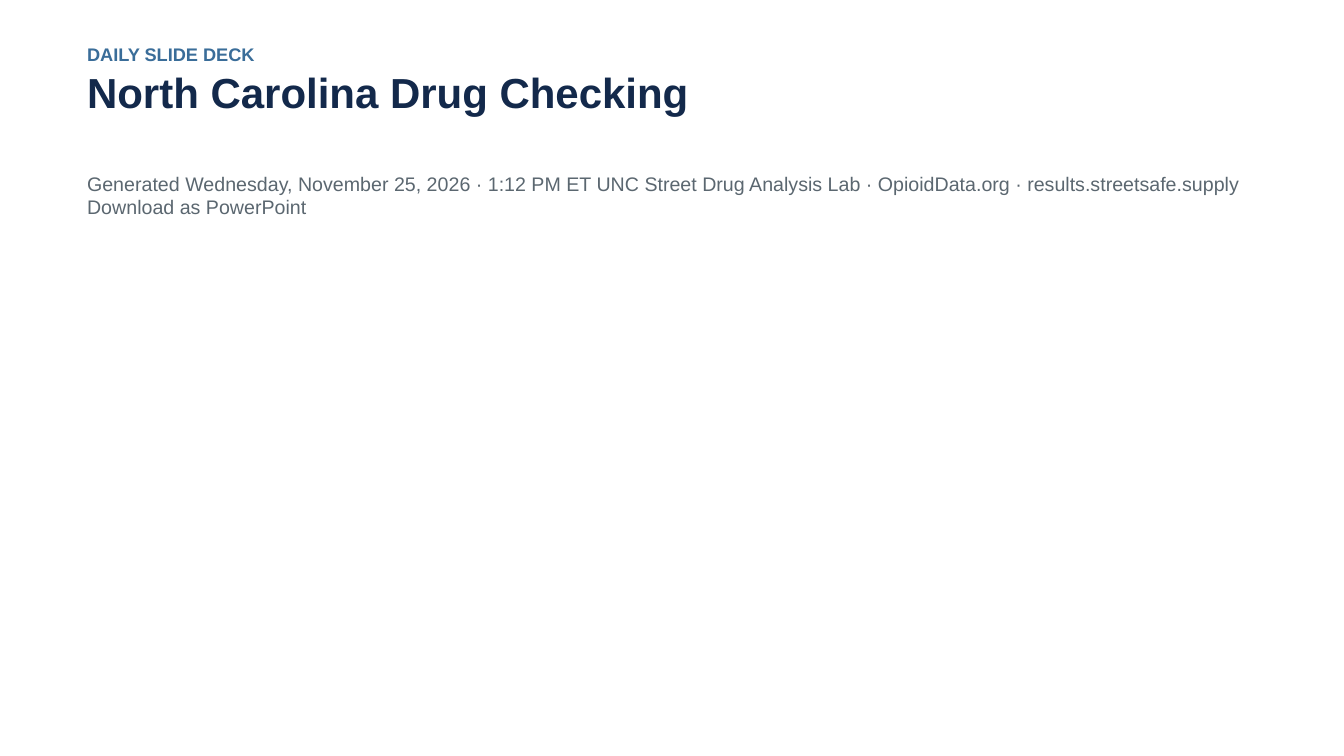
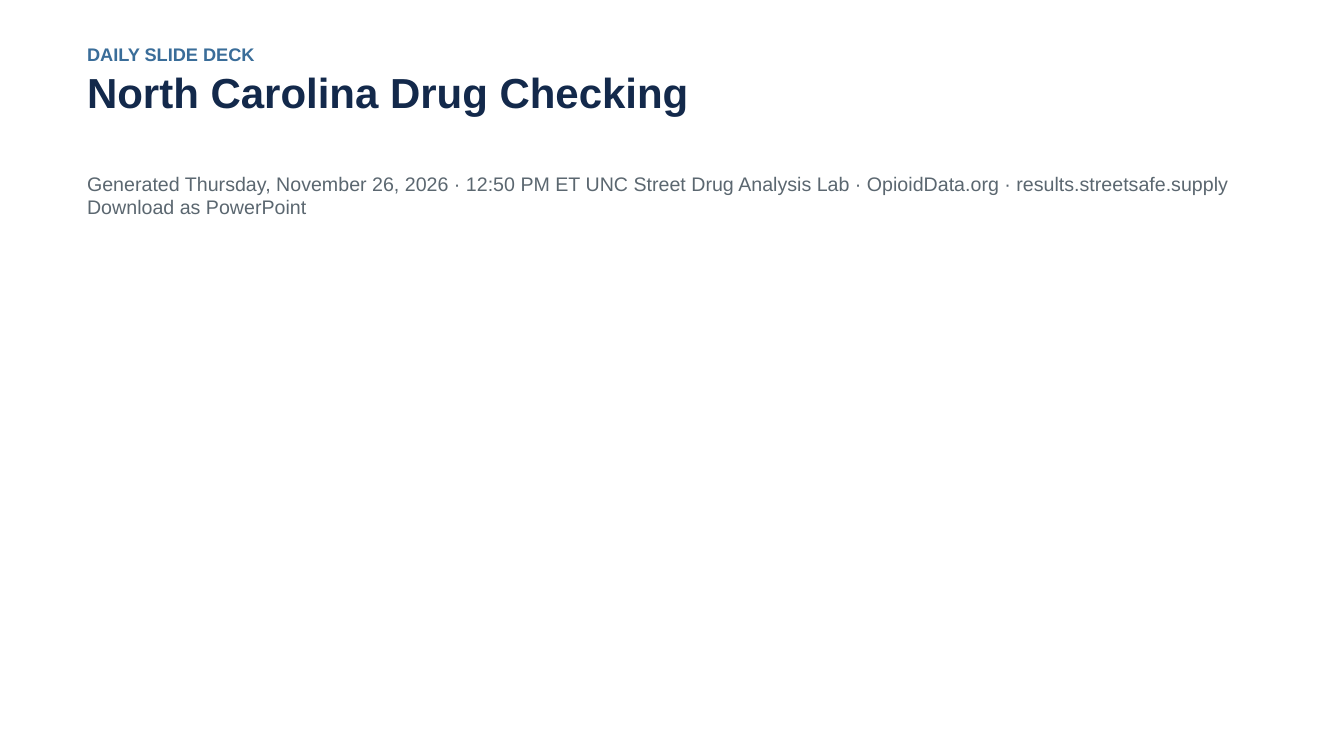
Before and after one commit to opioiddatalab/ncslides, a slide deck: slide 1 of docs/nc-drug-checking-latest.pptx. Drawn at 1344x756 pixels with LibreOffice and Linux fonts; fonts in the diff are those of the drawing. Boxes give left, top, right and bottom in pixels: in the first picture for what was removed or moved away, otherwise in the second. Text is boxed around its words. In the diff, an @@ line names an element or a change of style, - is before the commit and + after.

```diff
--- a/docs/nc-drug-checking-latest.pptx
+++ b/docs/nc-drug-checking-latest.pptx
@@ text at box(87, 177, 1228, 214): text changed @@
-Generated Wednesday, November 25, 2026 · 1:12 PM ET UNC Street Drug Analysis Lab · OpioidData.org · results.streetsafe.supply Download as PowerPoint
+Generated Thursday, November 26, 2026 · 12:50 PM ET UNC Street Drug Analysis Lab · OpioidData.org · results.streetsafe.supply Download as PowerPoint
```
Also in this commit, not shown: 5 other slides changed, 3 other files.
